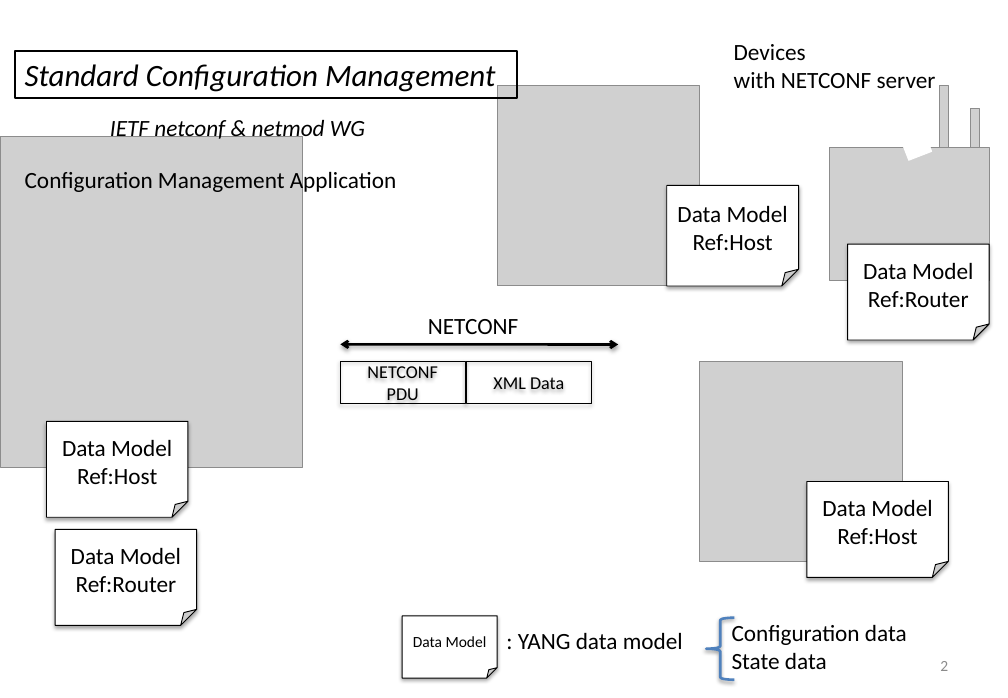
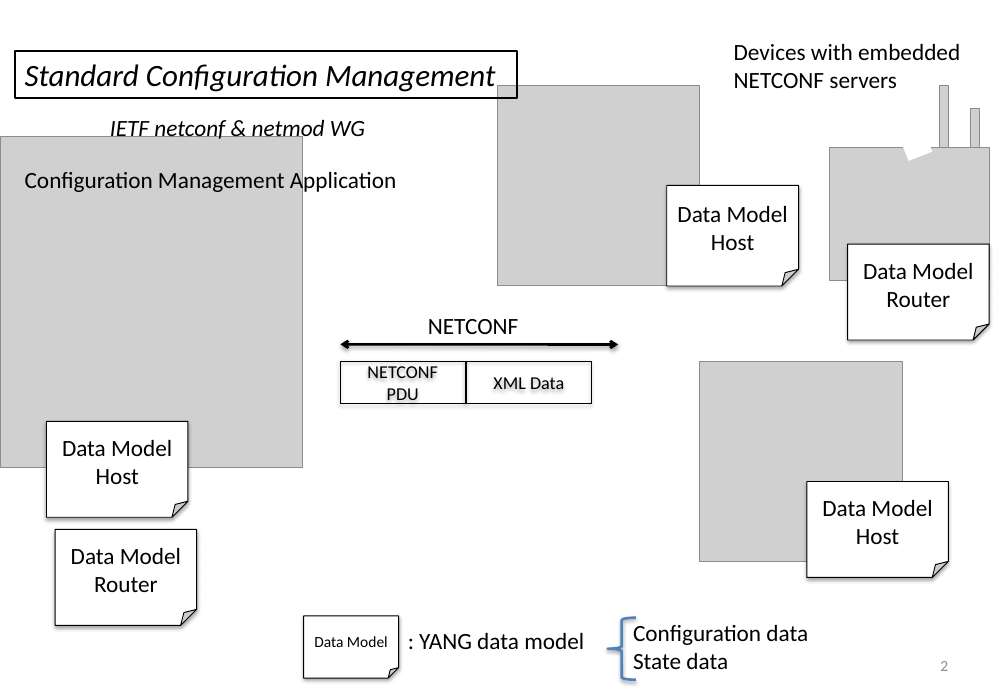
Before and after one commit to AaronNGray/jYang, a slide deck: slide 2 of yang-manager/reports/YangArchiCameraReady.pptx. Drawn at 1008x698 pixels with LibreOffice and Linux fonts; fonts in the diff are those of the drawing; grey boxes stand for pictures. Boxes give left, top, right and bottom in pixels: in the first picture for what was removed or moved away, otherwise in the second. Text is boxed around its words. In the diff, an @@ line names an element or a change of style, - is before the commit and + after.

```diff
--- a/yang-manager/reports/YangArchiCameraReady.pptx
+++ b/yang-manager/reports/YangArchiCameraReady.pptx
@@ text at (734, 44, 960, 88): text changed @@
-Devices
-with NETCONF server
+Devices with embedded
+NETCONF servers
@@ text in folded corner at (711, 235, 754, 250): text changed @@
-Ref:Host
+Host
@@ text in folded corner at (886, 292, 950, 307): text changed @@
-Ref:Router
+Router
@@ text in folded corner at (62, 440, 172, 484): text changed @@
-Data Model Ref:Host
+Data Model Host
@@ text in folded corner at (856, 529, 899, 544): text changed @@
-Ref:Host
+Host
@@ text in folded corner at (94, 577, 158, 592): text changed @@
-Ref:Router
+Router
@@ 2 texts, 1 folded corner, 1 left brace: place and size @@
-2 texts, 1 folded corner, 1 left brace at (402, 616, 907, 680)
+2 texts, 1 folded corner, 1 left brace at (303, 616, 808, 680)
```
Also in this commit, not shown: 2 other slides changed, 2 other files.
